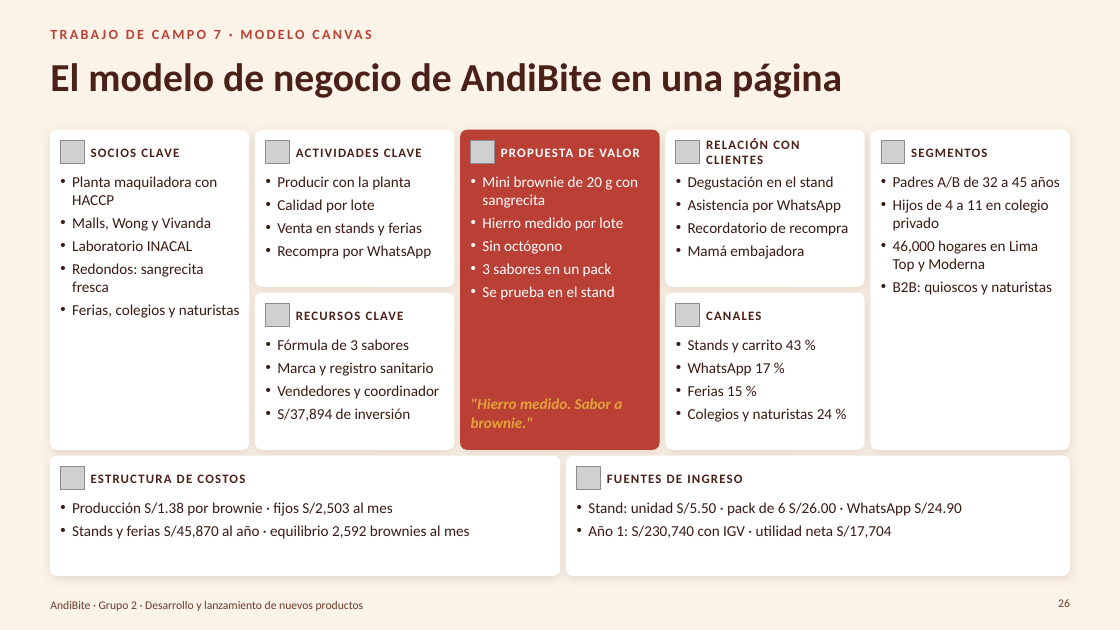
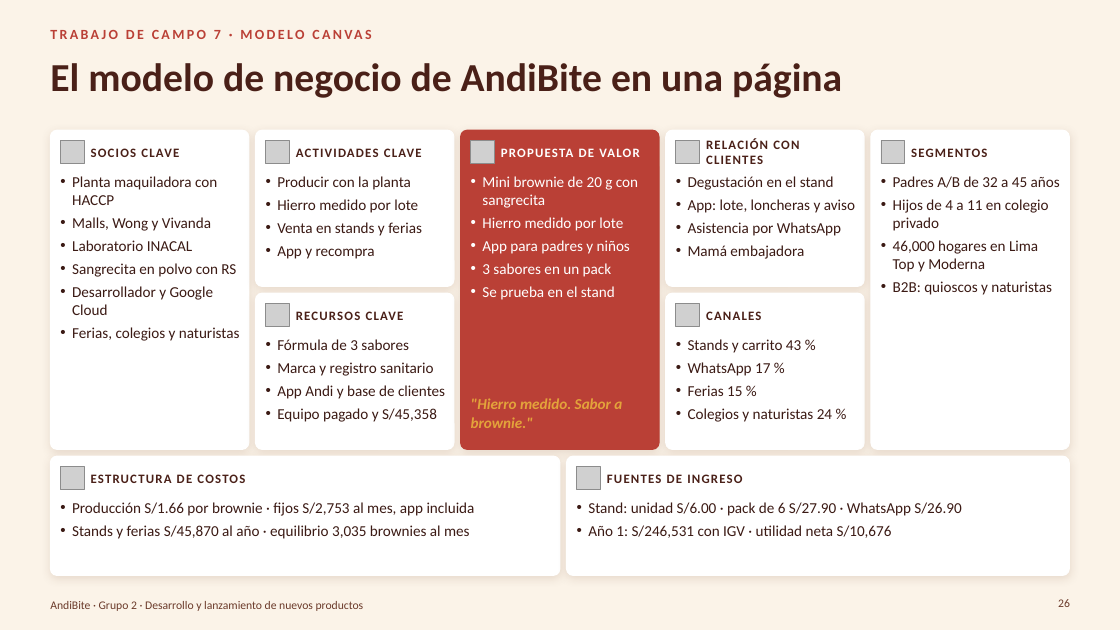
Before and after one commit to Darknow-web/Desarrollo-y-lanzamiento-de-producto-y-marca, a slide deck: slide 26 of 04-reformulacion/TC5-8/TC5-8-AndiBite.pptx. Drawn at 1120x630 pixels with LibreOffice and Linux fonts; fonts in the diff are those of the drawing; grey boxes stand for pictures; background and template pictures are left out. Boxes give left, top, right and bottom in pixels: in the first picture for what was removed or moved away, otherwise in the second. Text is boxed around its words. In the diff, an @@ line names an element or a change of style, - is before the commit and + after.

```diff
--- a/04-reformulacion/TC5-8/TC5-8-AndiBite.pptx
+++ b/04-reformulacion/TC5-8/TC5-8-AndiBite.pptx
@@ text at box(277, 176, 422, 236): text changed @@
-• Recompra por WhatsApp
+• App y recompra
@@ text at box(277, 199, 418, 213): text changed @@
-• Calidad por lote
+• Hierro medido por lote
@@ text at box(688, 199, 855, 213): paragraph added @@
+• App: lote, loncheras y aviso
@@ text at box(688, 222, 848, 236): paragraph removed @@
-• Recordatorio de recompra
@@ text at box(72, 263, 236, 315): text changed @@
-• Redondos: sangrecita fresca
+• Sangrecita en polvo con RS
+• Desarrollador y Google Cloud
@@ text at box(482, 240, 630, 254): text changed @@
-• Sin octógono
+• App para padres y niños
@@ text at box(277, 385, 445, 422): text changed @@
-• Vendedores y coordinador
-• S/37,894 de inversión
+• App Andi y base de clientes
+• Equipo pagado y S/45,358
@@ text at box(72, 502, 475, 539): text changed @@
-• Producción S/1.38 por brownie · fijos S/2,503 al mes
-• Stands y ferias S/45,870 al año · equilibrio 2,592 brownies al mes
+• Producción S/1.66 por brownie · fijos S/2,753 al mes, app incluida
+• Stands y ferias S/45,870 al año · equilibrio 3,035 brownies al mes
@@ text at box(588, 502, 961, 538): text changed @@
-• Stand: unidad S/5.50 · pack de 6 S/26.00 · WhatsApp S/24.90
-• Año 1: S/230,740 con IGV · utilidad neta S/17,704
+• Stand: unidad S/6.00 · pack de 6 S/27.90 · WhatsApp S/26.90
+• Año 1: S/246,531 con IGV · utilidad neta S/10,676
```
Also in this commit, not shown: 19 other slides changed, 2 slides added, 4 other files.
